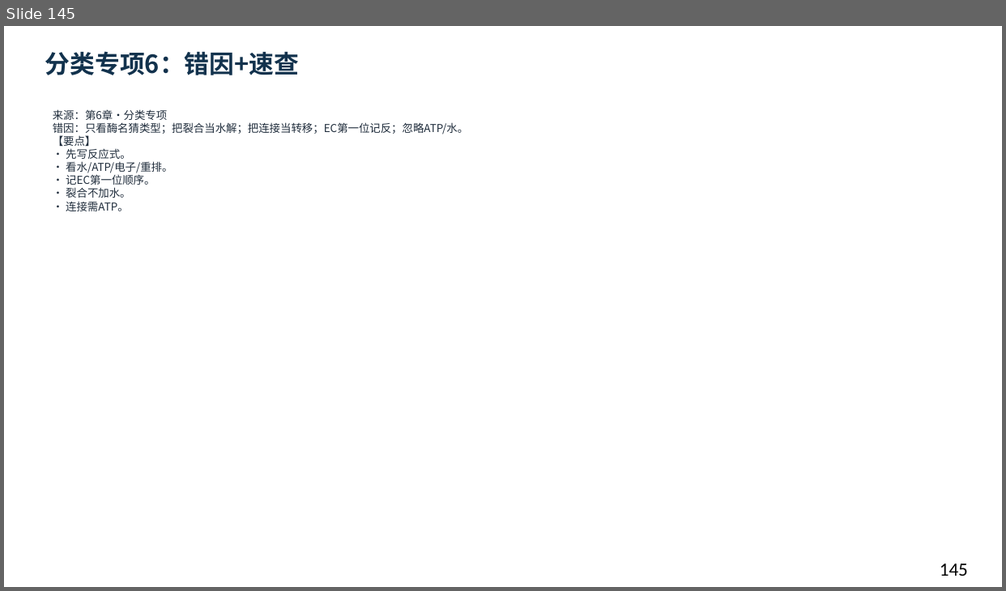
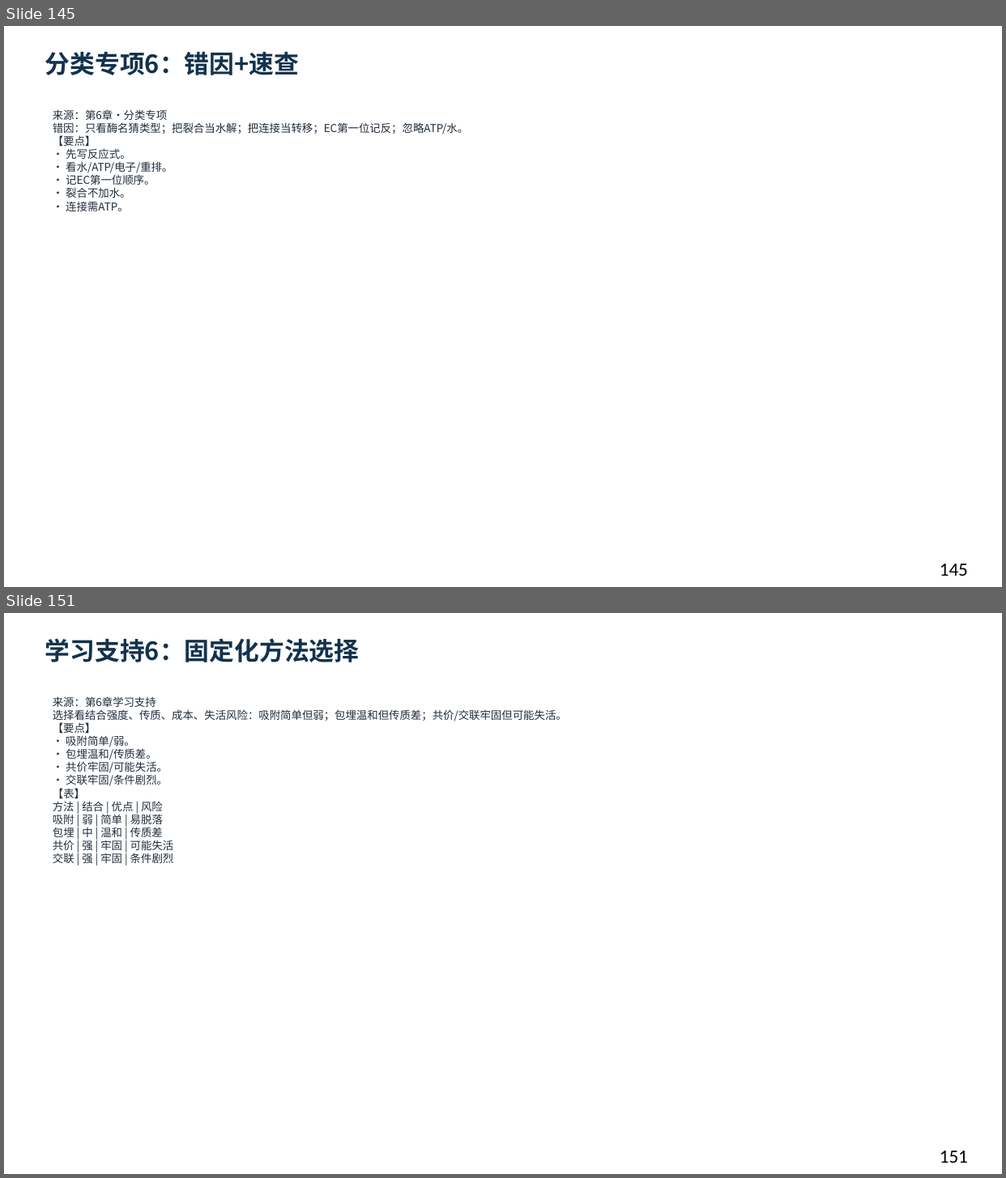
Before and after one commit to newkan-li/Biochemistry, a slide deck: downloads/bc06-ai-style.pptx. Shown one above the other, each under a label of ours: slide 145 before the commit, slides 145 and 151 after it; the slides between them are not shown. The pictures are 1006x591 and 1006x1178 pixels, drawn with LibreOffice and Linux fonts; fonts in the diff are those of the drawing. Boxes give left, top, right and bottom in pixels: in the first picture for what was removed or moved away, otherwise in the second. Text is boxed around its words. In the diff, an @@ line names an element or a change of style, - is before the commit and + after.

```diff
--- a/downloads/bc06-ai-style.pptx
+++ b/downloads/bc06-ai-style.pptx
@@ slide 151 added at bbox=[4, 613, 1002, 1174], background #FFFFFF @@
@@ text added at bbox=[45, 638, 360, 662], 24 pt, text #12324D, bold @@
+学习支持6：固定化方法选择
@@ text added at bbox=[53, 696, 567, 863], 10.5 pt, text #202D3C @@
+来源：第6章学习支持
+选择看结合强度、传质、成本、失活风险：吸附简单但弱；包埋温和但传质差；共价/交联牢固但可能失活。
+【要点】
+• 吸附简单/弱。
+• 包埋温和/传质差。
+• 共价牢固/可能失活。
+• 交联牢固/条件剧烈。
+【表】
+方法 | 结合 | 优点 | 风险
+吸附 | 弱 | 简单 | 易脱落
+包埋 | 中 | 温和 | 传质差
+共价 | 强 | 牢固 | 可能失活
+交联 | 强 | 牢固 | 条件剧烈
@@ text added at bbox=[940, 1151, 968, 1163], 18 pt, text #000000 @@
+151
```
Also in this commit, not shown: 12 slides changed, 5 other slides added, 6 other files.
